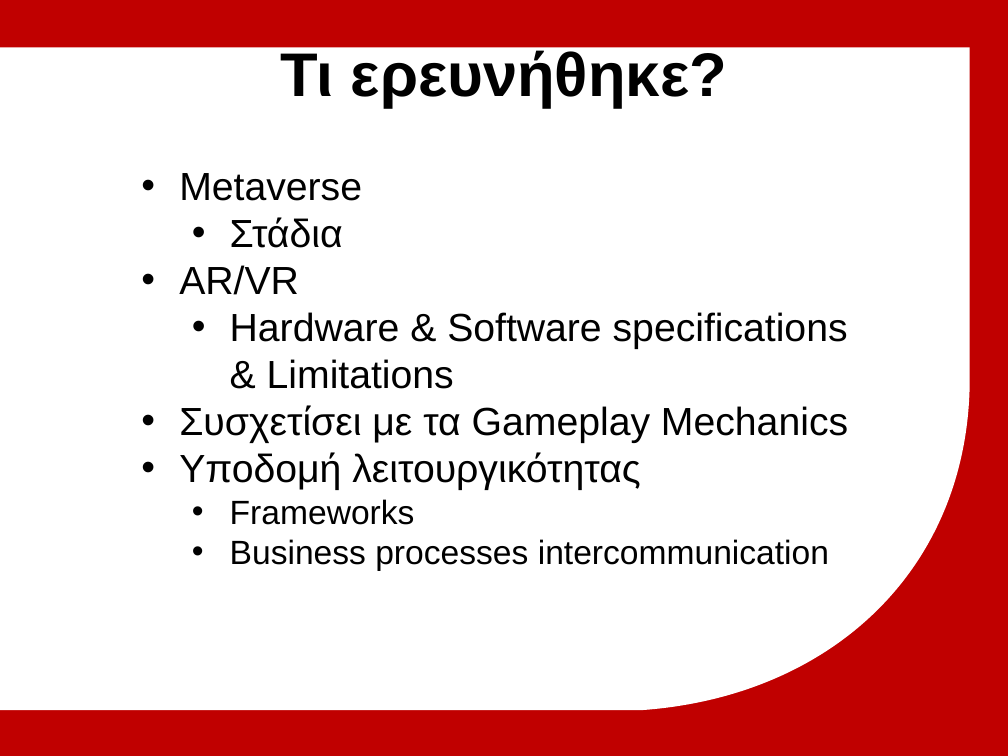
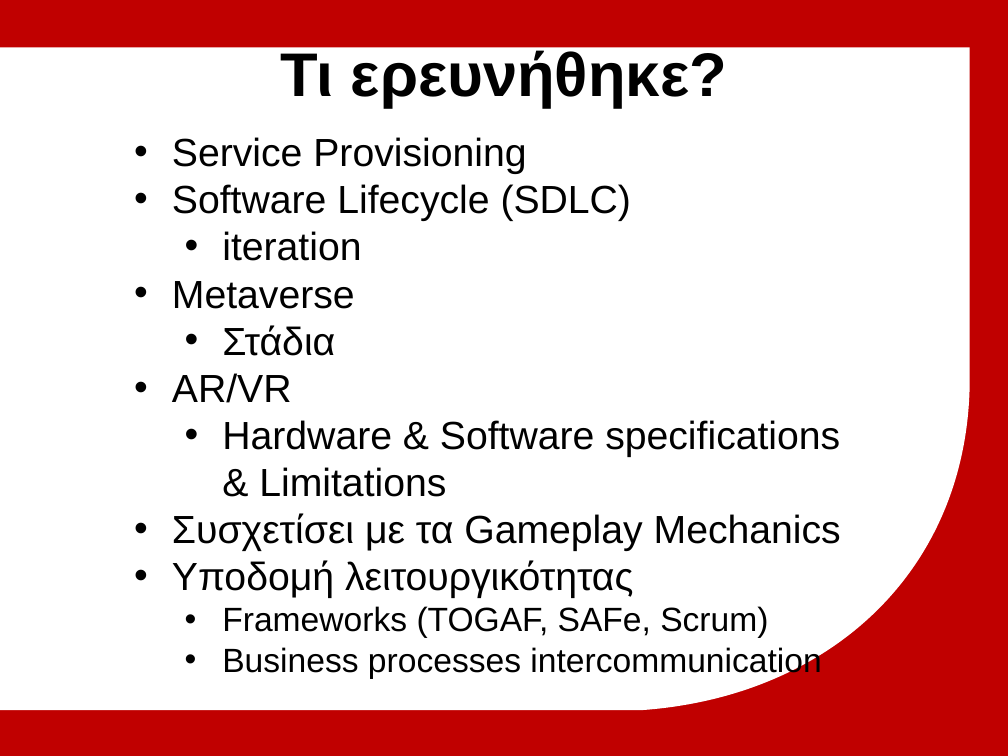
Before and after one commit to michailmarkou1995/BSc-Computer-Science-Projects, a slide deck: slide 12 of MENTAL WEALTH PROFESSIONAL LIFE 3 (PROJECT) (CN6000)/Research_Thesis_Main/Μητροπολιτικό Κολλέγιο_ΣΕΚΦ[Μιχαηλ Μαρκου] Advanced multiplayer game mechanics.pptx (slide 10 before the commit). Drawn at 1008x756 pixels with LibreOffice and Linux fonts; fonts in the diff are those of the drawing; background and template pictures are left out. Boxes give left, top, right and bottom in pixels: in the first picture for what was removed or moved away, otherwise in the second. Text is boxed around its words. In the diff, an @@ line names an element or a change of style, - is before the commit and + after.

```diff
--- a/MENTAL WEALTH PROFESSIONAL LIFE 3 (PROJECT) (CN6000)/Research_Thesis_Main/Μητροπολιτικό Κολλέγιο_ΣΕΚΦ[Μιχαηλ Μαρκου] Advanced multiplayer game mechanics.pptx
+++ b/MENTAL WEALTH PROFESSIONAL LIFE 3 (PROJECT) (CN6000)/Research_Thesis_Main/Μητροπολιτικό Κολλέγιο_ΣΕΚΦ[Μιχαηλ Μαρκου] Advanced multiplayer game mechanics.pptx
@@ text "Service Provisioning": place and size @@
-text "Service Provisioning" at (179, 173, 848, 571)
+text "Service Provisioning" at (172, 137, 841, 679)
@@ text at (172, 137, 632, 261): paragraphs added @@
+• Service Provisioning
+• Software Lifecycle (SDLC)
+  • iteration
@@ text at (222, 606, 768, 638): text changed @@
-  • Frameworks
+  • Frameworks (TOGAF, SAFe, Scrum)
```
Also in this commit, not shown: 2 other slides changed, 11 slides added, 2 slides removed.
